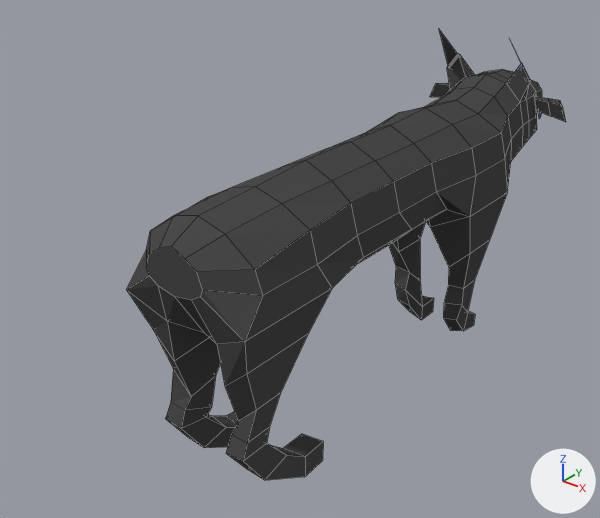
Before and after pictures for a commit that changed the Blender file ABaseGame/assets/Models/animals/Katze/viech.blend.
Both versions are drawn from a camera (50 mm lens) standing at (3.25, -4.86, 3.99) and looking at (-0.34, -0.37, 1.21). Arrows for +X, +Y and +Z are at lower right; the lights stay in place. Mesh edges are drawn as thin lines.
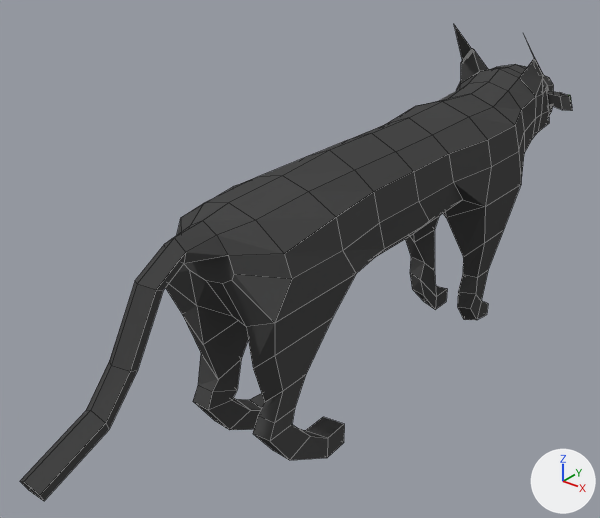
The change in detail:
me_cylinder is used by ob_cylinder; location (0.0, 0.0, 1.744); rotation (1.571, 0.0, 0.0), in degrees (90, 0, 0); scale (0.429, 0.429, 0.429).
Verts and faces of me_cylinder; kept vertices keep their numbers, new ones are numbered from 401.
Before the commit, vertices of me_cylinder: 8 (0.87, -0.56, -0.14) at pixel (411, 229), 9 (0.87, -0.56, 1.32) at pixel (363, 257), 10 (0.5, -0.93, -0.14) at pixel (392, 242), 11 (0.5, -0.93, 1.32), 12 (0.0, -1.06, -0.14).
Before the commit, vertices of me_cylinder: 13 (0.0, -1.06, 1.32), 14 (-0.5, -0.93, -0.14), 15 (-0.5, -0.93, 1.32), 16 (-0.87, -0.56, -0.14), 17 (-0.87, -0.56, 1.32).
me_cylinder had 401 vertices, 394 faces and spanned x -1.58..1.58, y -4.08..2.18, z -6.53..4.6.
me_cylinder now has 433 vertices, 433 faces and spans x -1.37..1.37, y -4.08..2.18, z -6.53..7.85.
Part 1, on me_cylinder:
Vertices 8, 9, 12, 13, 16, 17 move by (0.0, -0.08, 0.0).
Vertices 10, 11, 14, 15 move by (0.0, -0.07, 0.0).
Part 2, on me_cylinder:
1 face is deleted.
3 vertices move from x -0.25..0.25, y 0.48..0.58, z 4.6 to x -0.25..0.25, y 0.6..0.75, z 4.6.
24 vertices are added at x -0.21..0.21, y -1.93..0.68, z 5.14..7.85.
6 new vertices lie (0.32, 0.0, 0.0) away from vertices in x -0.16, y -1.93..0.35, z 5.14..7.72.
32 new faces join them, mat_material (dark grey #4b4b4b).
Part 3, on me_cylinder:
4 faces are deleted.
8 vertices in x -1.32..1.32, y 0.46..0.69, z -5.18 move by (0.0, 0.0, 0.12).
3 vertices in x -0.36..0.36, y -0.74..-0.62, z -3.72 move by (0.0, -0.05, 0.0).
3 vertices in x 0.99..1.14, y 0.55..0.66, z -5.37..-5.33 move by (0.03, 0.0, 0.08).
3 vertices in x -1.14..-0.99, y 0.55..0.66, z -5.37..-5.33 move by (-0.03, 0.0, 0.08).
18 vertices move from x -1.58..1.58, y -0.11..0.79, z -5.88..-4.19 to x -1.37..1.37, y -0.11..0.8, z -5.88..-4.17.
2 vertices are added at (-0.75, 0.08, -5.29), (0.73, 0.08, -5.3).
9 new faces join them, mat_material (dark grey #4b4b4b).
3 new faces join them, mat_material_002 (dark blue #393969).
Object 'Cylinder' (ob_cylinder) moves from (0.0, 0.0, 1.744) to (0.0, 0.261, 1.744).

Changed parts and their boxes (x1, y1, x2, y2) in the pictures (600 x 518 px; the box of a moved part takes in the faces that stretch with it):
'Cylinder', reshaped, moved (25% wider): before (126, 30, 566, 480); after (20, 25, 572, 501)
part 1 of me_cylinder, moved or reshaped: before (318, 192, 446, 288); after (343, 182, 463, 273)
part 2 of me_cylinder, built on: before (146, 216, 255, 300); after (20, 203, 284, 501)
part 3 of me_cylinder, built on: before (430, 54, 566, 161); after (457, 49, 572, 153)
